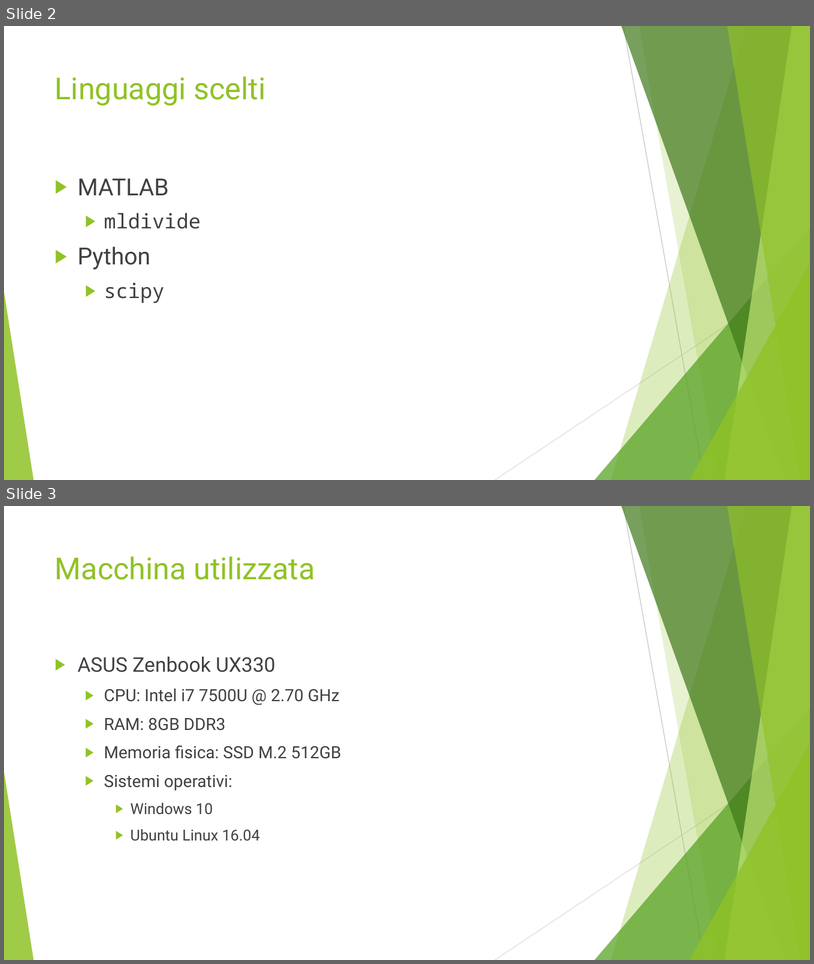
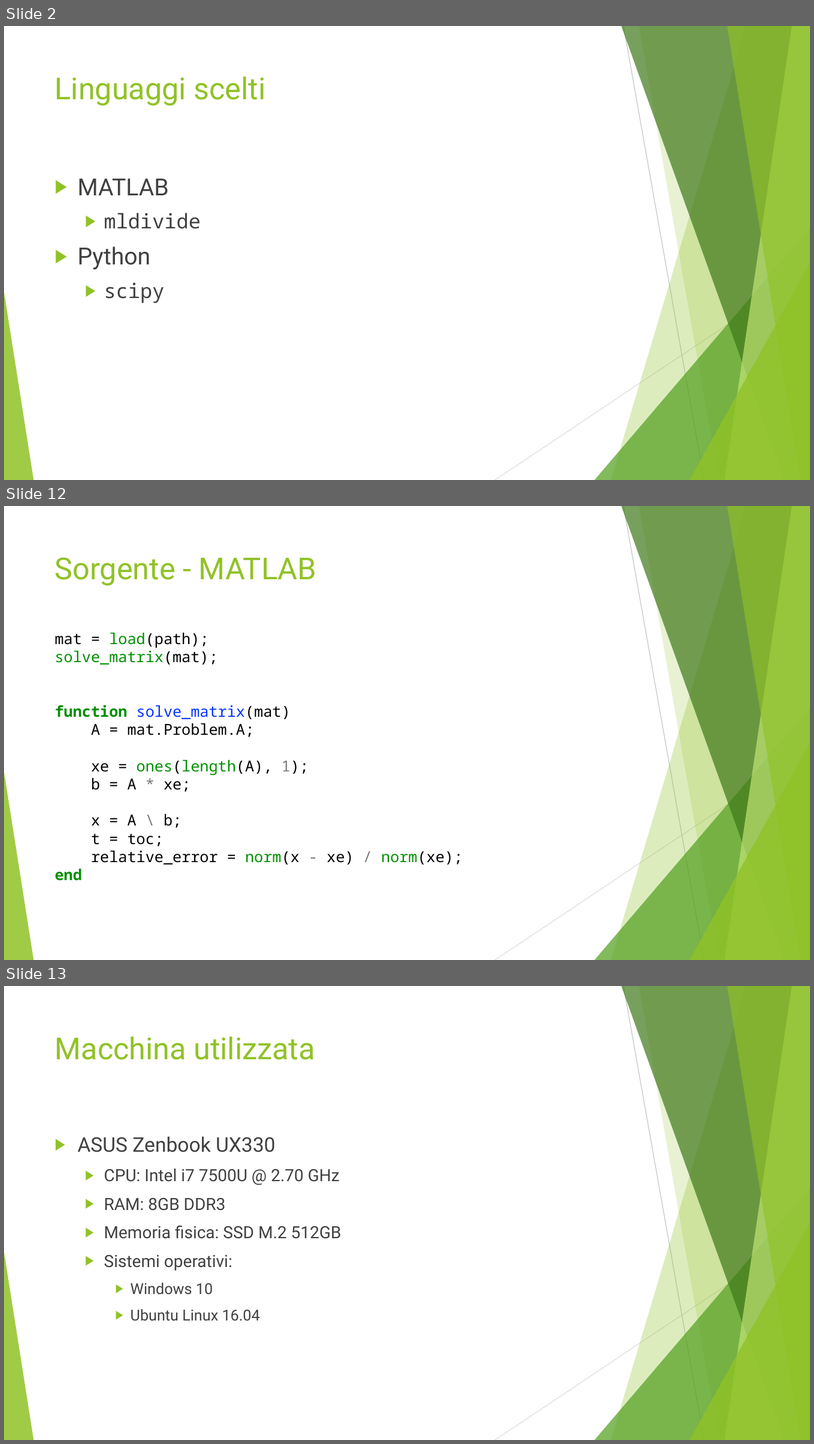
Before and after one commit to CostantiniMatteo/progetto-mcs, a slide deck: presentazione.pptx. Shown one above the other, each under a label of ours: slides 2 and 3 before the commit, slides 2, 12 and 13 after it; the slides between them are not shown. The pictures are 814x964 and 814x1444 pixels, drawn with LibreOffice and Linux fonts; fonts in the diff are those of the drawing. Boxes give left, top, right and bottom in pixels: in the first picture for what was removed or moved away, otherwise in the second. Text is boxed around its words. In the diff, an @@ line names an element or a change of style, - is before the commit and + after.

```diff
--- a/presentazione.pptx
+++ b/presentazione.pptx
@@ slide 12 added at (4, 506, 810, 960), background #FFFFFF; not listed: 10 template elements that a slide beside it also shows @@
@@ title added at (55, 557, 317, 586), 36 pt, text #90C226 @@
+Sorgente - MATLAB
@@ text added at (55, 633, 463, 864), 18 pt, text #000000 @@
+mat = load(path);
+solve_matrix(mat);
+function solve_matrix(mat)
+A = mat.Problem.A;
+xe = ones(length(A), 1);
+b = A * xe;
+x = A \ b;
+t = toc;
+relative_error = norm(x - xe) / norm(xe);
+end
@@ what was slide 3 is now slide 13 @@
```
Also in this commit, not shown: 2 slides changed, 7 other slides added, 2 other files.
